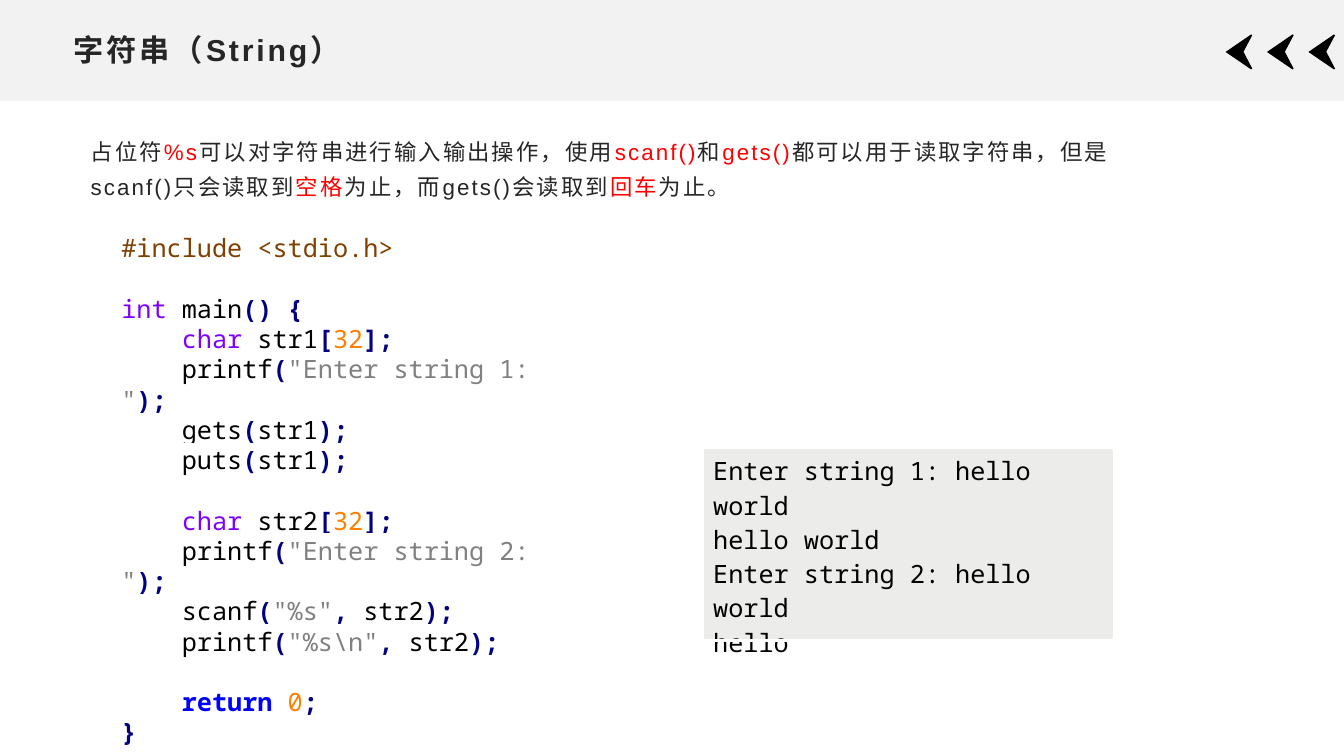
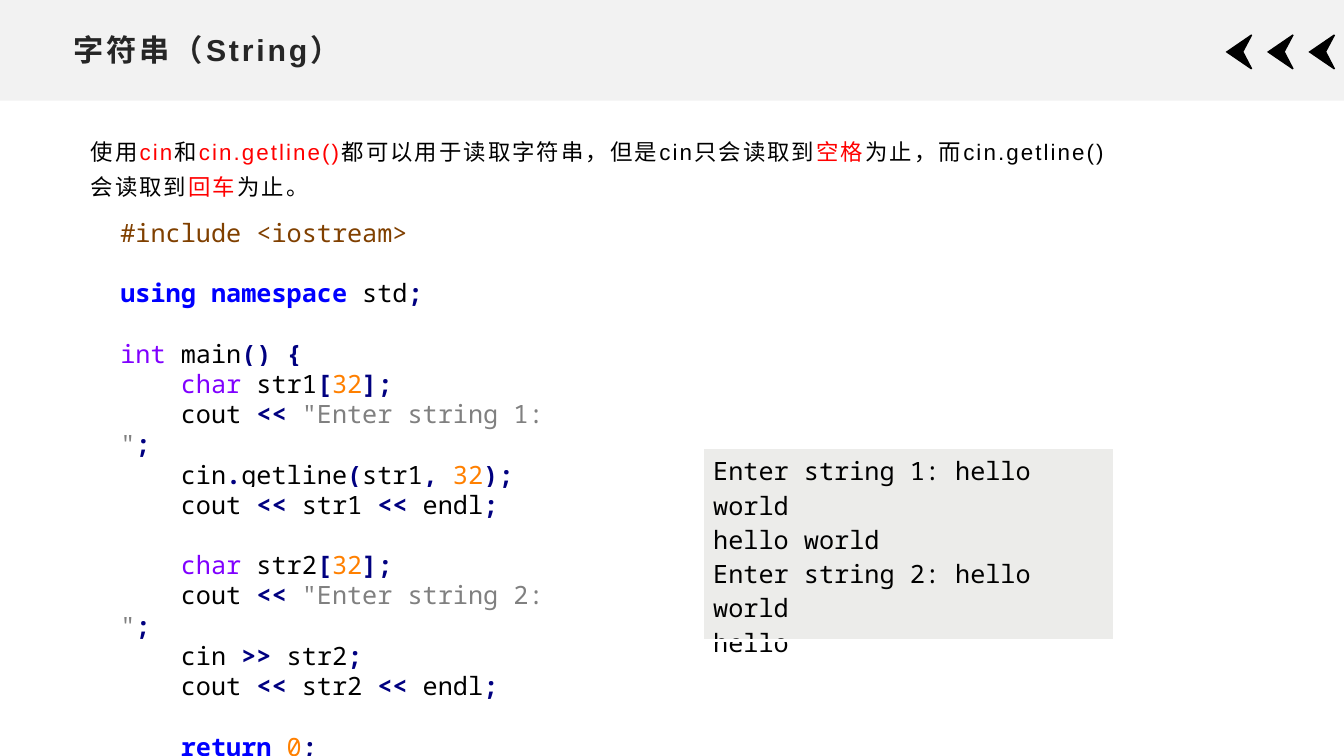
Before and after one commit to xdai02/C_Plus_Plus, a slide deck: slide 21 of slides/Chapter4.pptx (slide 20 before the commit). Drawn at 1344x756 pixels with LibreOffice and Linux fonts; fonts in the diff are those of the drawing. Boxes give left, top, right and bottom in pixels: in the first picture for what was removed or moved away, otherwise in the second. Text is boxed around its words. In the diff, an @@ line names an element or a change of style, - is before the commit and + after.

```diff
--- a/slides/Chapter4.pptx
+++ b/slides/Chapter4.pptx
@@ text at (91,141,1104,197): text changed; text colour #262626 to #000000 @@
-占位符%s可以对字符串进行输入输出操作，使用scanf()和gets()都可以用于读取字符串，但是scanf()只会读取到空格为止，而gets()会读取到回车为止。
+使用cin和cin.getline()都可以用于读取字符串，但是cin只会读取到空格为止，而cin.getline()会读取到回车为止。
@@ text "#include <iostream>": place and size @@
-text "#include <iostream>" at (121,238,529,657)
+text "#include <iostream>" at (120,223,543,699)
@@ text "#include <iostream>" at (120,223,543,699): alignment left to justified @@
@@ text at (120,223,422,308): text changed @@
-#include <stdio.h>
+#include <iostream>
+using namespace std;
@@ text at (181,404,543,518): text changed @@
-printf("Enter string 1: ");
-gets(str1);
-puts(str1);
+cout << "Enter string 1: ";
+cin.getline(str1, 32);
+cout << str1 << endl;
@@ text at (181,585,543,699): text changed @@
-printf("Enter string 2: ");
-scanf("%s", str2);
-printf("%s\n", str2);
+cout << "Enter string 2: ";
+cin >> str2;
+cout << str2 << endl;
```
Also in this commit, not shown: 12 other slides changed, 4 slides added, 9 other files.
